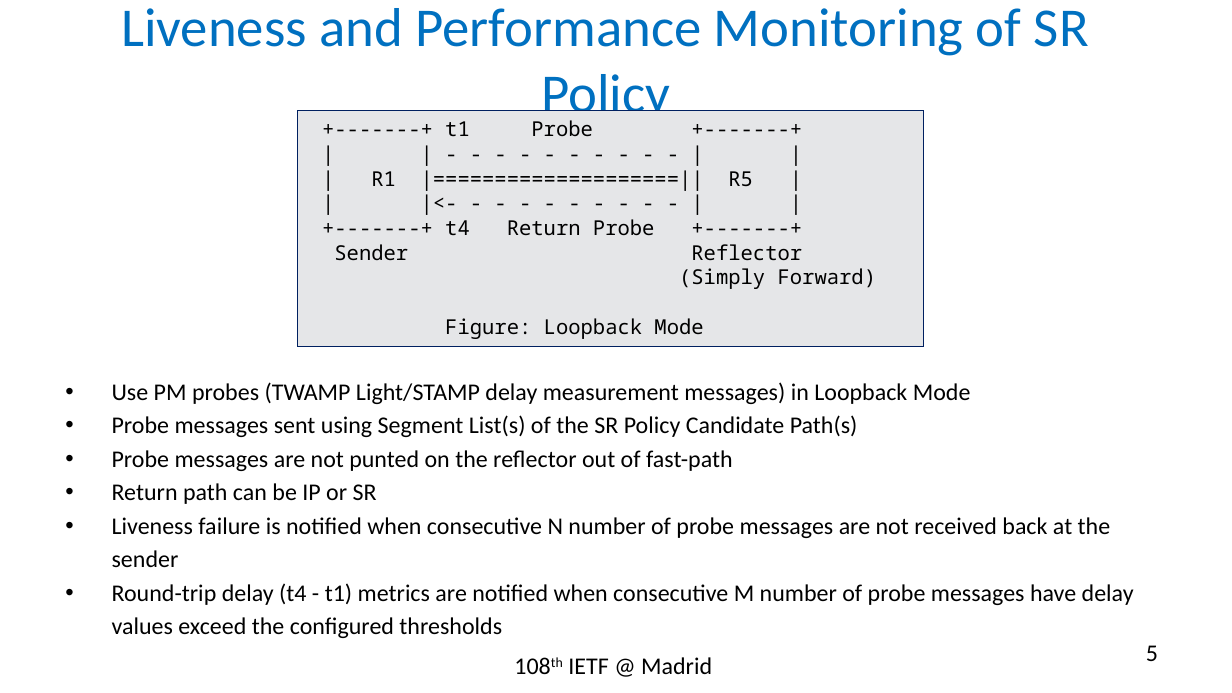
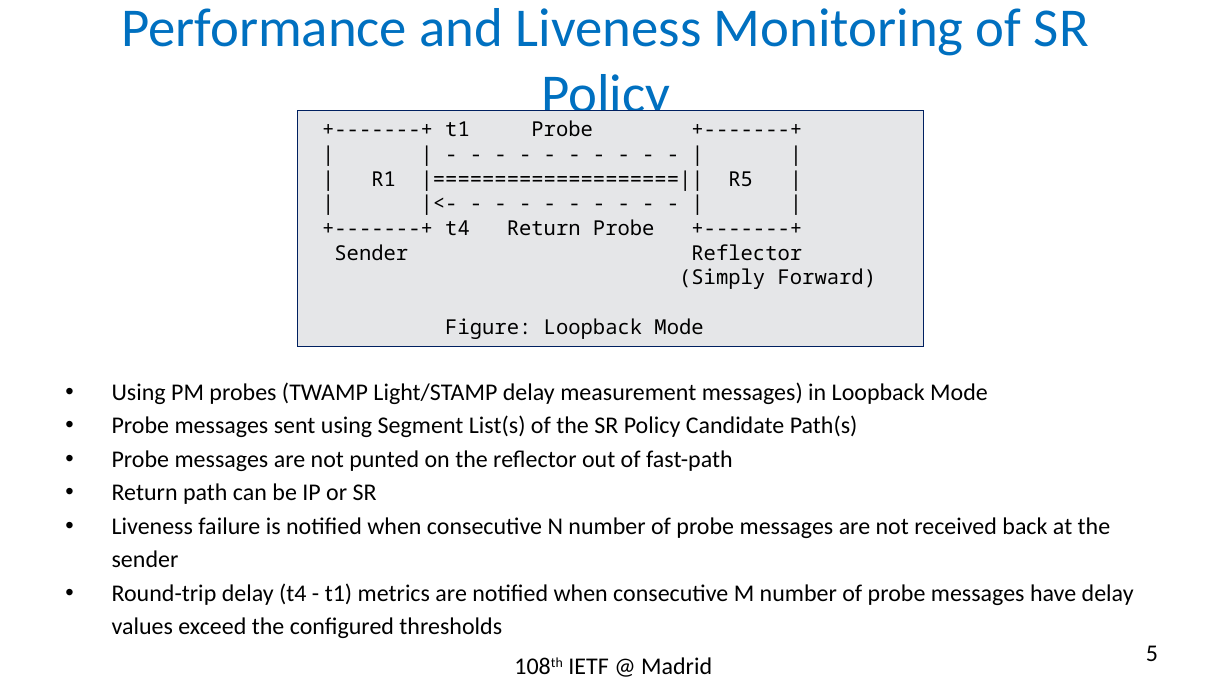
Before and after one commit to rakgandhi/ietf-slides, a slide deck: slide 5 of draft-gandhi-spring-sr-enhanced-plm-01.pptx. Drawn at 1232x693 pixels with LibreOffice and Linux fonts; fonts in the diff are those of the drawing. Boxes give left, top, right and bottom in pixels: in the first picture for what was removed or moved away, otherwise in the second. Text is boxed around its words. In the diff, an @@ line names an element or a change of style, - is before the commit and + after.

```diff
--- a/draft-gandhi-spring-sr-enhanced-plm-01.pptx
+++ b/draft-gandhi-spring-sr-enhanced-plm-01.pptx
@@ title at (121, 8, 1089, 125): text changed @@
-Liveness and Performance Monitoring of SR Policy
+Performance and Liveness Monitoring of SR Policy
@@ text at (112, 382, 988, 404): text changed @@
-• Use PM probes (TWAMP Light/STAMP delay measurement messages) in Loopback Mode
+• Using PM probes (TWAMP Light/STAMP delay measurement messages) in Loopback Mode
```
Also in this commit, not shown: 1 other slide changed, 1 other file.
